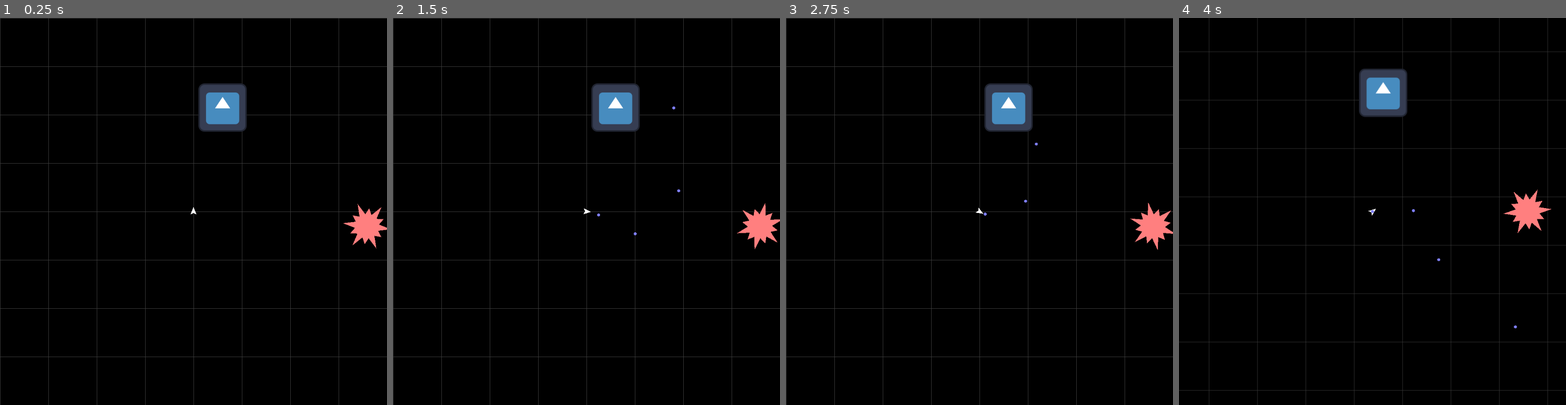
Above: before the commit, frames 1-4 (left to right).
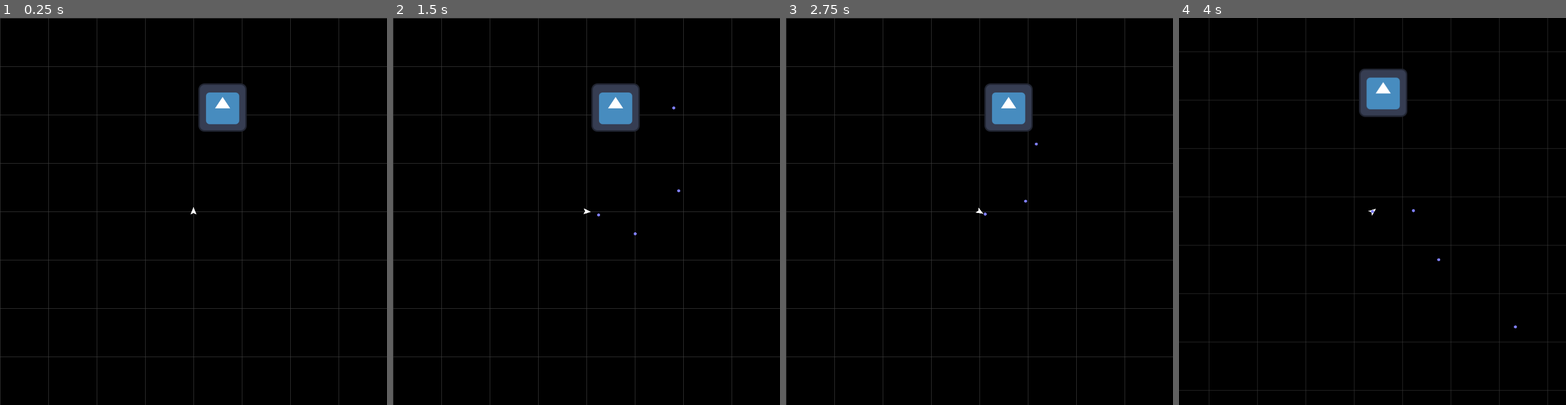
Above: after the commit, the same moments.

Repository: Trantarius/ArcadeGame
Game: Godot game, scene res://main.tscn
The game is run twice, just before and just after one commit, with the same random seed, the same clock (stepped at 60 frames per second) and the same inputs. The engine's default icon, where the game draws it, is replaced by a stand-in: a white triangle on a blue panel in a dark square.
Inputs:
- Up to frame 1 (0.25 s): no input
- Up to frame 2 (1.5 s): hold D (right) 0.53-1.28 s; hold Space (shoot) 0.53-1.28 s; hold A (left) from 1.28 s (still down); tap Space (shoot) at 1.35 s
- Up to frame 3 (2.75 s): release A (left) at 2.03 s; hold D (right) from 2.03 s (still down); hold Space (shoot) from 2.03 s (still down)
- Up to frame 4 (4 s): release D (right) at 2.78 s; release Space (shoot) at 2.78 s; hold W (forward) 2.78-3.53 s; tap Space (shoot) at 2.85 s; hold A (left) from 3.53 s (still down); hold Space (shoot) from 3.53 s (still down)

The runs differ from the first frame. In frame 1, 0.6% of the frame differs, in the area x 88-100%, y 48-60%; in frame 2, 0.6%; in frame 3, 0.6%; in frame 4, 0.6%, in the area x 83-97%, y 44-56%.

Commit message:
add Enemy class and EnemySpawner

Diff:
--- a/Actor.gd
+++ b/Actor.gd
@@ -18,10 +18,10 @@
 signal damage_dealt(damage:Damage)
 
 # position the previous frame, used for correcting velocity
-var _last_frame_position:Vector2
+var last_frame_position:Vector2
 
 func _enter_tree() -> void:
-	_last_frame_position=position
+	last_frame_position=position
 
 func take_damage(damage:Damage)->void:
 	damage.target=self
@@ -32,7 +32,8 @@
 	if(damage.source is Actor):
 		damage.source.damage_dealt.emit(damage)
 	elif(damage.source is Projectile):
-		damage.source.source.damage_dealt.emit(damage)
+		if(is_instance_valid(damage.source.source)):
+			damage.source.source.damage_dealt.emit(damage)
 	if(health<=0):
 		death.emit()
 		queue_free()
@@ -46,9 +47,9 @@
 
 	move_and_slide()
 
-	var actual_motion:Vector2 = (position-_last_frame_position)
+	var actual_motion:Vector2 = (position-last_frame_position)
 	var am_lsqr:float = actual_motion.length_squared()
 	if(am_lsqr>0.0001):
 		# project the velocity onto the actual movement direction
 		velocity = actual_motion * max(0,velocity.dot(actual_motion)) / am_lsqr
-	_last_frame_position=position
+	last_frame_position=position
--- /dev/null
+++ b/Enemy.gd
@@ -0,0 +1,53 @@
+class_name Enemy
+extends Actor
+
+## Damage dealt to player on contact
+@export var contact_damage:float = 1
+## Whether or not the enemy should die when dealing contact damage
+@export var contact_suicide:bool = false
+
+## How strong this enemy is; used for spawning and scoring
+@export var point_value:float = 1
+## Scales point_value for spawning purposes; higher rarity or point_value decreases spawn frequency
+@export var rarity:float = 1
+## Maximum distance from a player before despawning
+@export var despawn_distance:float = 4096
+
+func find_nearest_player()->Player:
+	var players:Array[Node] = get_tree().get_nodes_in_group('Players')
+	if(players.is_empty()):
+		return null
+	var closest_player:Player = players[0]
+	var closest_player_dsqr:float = (closest_player.position-position).length_squared()
+	for player:Player in players:
+		var dsqr:float = (player.position-position).length_squared()
+		if(dsqr<closest_player_dsqr):
+			closest_player=player
+			closest_player_dsqr=dsqr
+	return closest_player
+
+# NB: MUST be called by subclass if the subclass implements _physics_process
+func _physics_process(delta: float) -> void:
+
+	super(delta)
+
+	for coll_idx:int in range(get_slide_collision_count()):
+		var collision:KinematicCollision2D = get_slide_collision(coll_idx)
+		if(collision.get_collider() is Player):
+			var damage:Damage = Damage.new()
+			damage.amount = contact_damage
+			damage.position = collision.get_position()
+			damage.direction = collision.get_normal()
+			damage.source = self
+			collision.get_collider().take_damage(damage)
+
+			if(contact_suicide):
+				var self_damage:Damage = Damage.new()
+				self_damage.amount = max_health
+				self_damage.position = position
+				self_damage.source = self
+				take_damage(self_damage)
+
+	var nearest_player:Player = find_nearest_player()
+	if(nearest_player!=null && (nearest_player.position-position).length()>despawn_distance):
+		queue_free()
--- /dev/null
+++ b/EnemySpawner.gd
@@ -0,0 +1,105 @@
+class_name EnemySpawner
+extends Node
+
+## Scales how fast enemies spawn
+@export var spawn_rate:float = 1
+## Soft maximum total point_value of spawned enemies currently alive
+@export var target_points:float = 10
+## Minimum distance from player to spawn enemies
+@export var min_spawn_distance:float = sqrt(2)*1024
+## Maximum distance from player to spawn enemies
+@export var max_spawn_distance:float = 2048
+
+## Enemy types to spawn. Each scene's root must have a script extending the Enemy class
+@export var enemy_list:Array[PackedScene]
+
+## Prints spawns to console, for debugging
+@export var print_spawns:bool = false
+
+
+# internal values for helping the spawn algorithm
+# keys are enemy scenes, values are weights
+var spawn_list:Dictionary
+var current_points:float = 0
+var total_weight_in_list:float
+
+func _ready()->void:
+	spawn_list = {}
+	total_weight_in_list = 0
+	for scene:PackedScene in enemy_list:
+		var enemy:Enemy = scene.instantiate()
+		var weight:float = 100 / (enemy.point_value * enemy.rarity)
+		enemy.queue_free()
+		spawn_list[scene] = weight
+		total_weight_in_list += weight
+
+func _enter_tree()->void:
+	Performance.add_custom_monitor('Enemy Points',get_total_enemy_points)
+
+func _exit_tree() -> void:
+	Performance.remove_custom_monitor('Enemy Points')
+
+func _physics_process(delta: float) -> void:
+	var spawn_chance:float = delta * spawn_rate * (target_points-get_total_enemy_points())/target_points
+	if(randf() < spawn_chance):
+		spawn_an_enemy()
+
+func spawn_an_enemy()->void:
+	var players:Array = get_tree().get_nodes_in_group('Players')
+	if(players.is_empty()):
+		return
+
+	# pick a random scene from spawn list, weighted by spawn_rate
+	var choice:float = randf() * total_weight_in_list
+	var chosen_scene:PackedScene
+	for scene in spawn_list:
+		choice-=spawn_list[scene]
+		if(choice<=0):
+			chosen_scene=scene
+			break
+	var enemy:Enemy = chosen_scene.instantiate()
+	add_child(enemy)
+
+	var point_found:bool=false
+	var candidate:Transform2D
+	var attempts:int = 0
+	while(!point_found):
+		attempts += 1
+
+		#pick a random position and rotation
+		var theta:float = randf()*TAU
+		var p_rel:Vector2 = Vector2(cos(theta),sin(theta)) * randf_range(min_spawn_distance,max_spawn_distance)
+		candidate = Transform2D(randf()*TAU,players.pick_random().position+p_rel)
+
+		#check for collisions
+		if(enemy.test_move(candidate,Vector2.ZERO)):
+			continue
+
+		#check if it's too close to a player
+		point_found = true
+		for player:Player in players:
+			var dist:float = (player.position-candidate.origin).length()
+			if(dist<min_spawn_distance):
+				point_found=false
+				break
+
+	enemy.transform = candidate
+
+	if(print_spawns):
+		print(("[{time}] Spawned a {name} at {loc}\n"+
+				"\tTook {attempts} attempts\n"+
+				"\tChance was {weight}/{tot_weight} ({pct}%)\n").format({
+			'time':Time.get_time_string_from_system(),
+			'name':chosen_scene.get_state().get_node_name(0),
+			'loc':'%.v'%enemy.position,
+			'attempts':attempts,
+			'weight':'%.2f'%(spawn_list[chosen_scene]),
+			'tot_weight':'%.2f'%(total_weight_in_list),
+			'pct':'%.2f'%(100*spawn_list[chosen_scene]/total_weight_in_list)}))
+
+func get_total_enemy_points()->float:
+	var enemies:Array = get_tree().get_nodes_in_group('Enemies')
+	var total:float = 0
+	for enemy:Enemy in enemies:
+		total += enemy.point_value
+	return total
--- a/main.tscn
+++ b/main.tscn
@@ -1,10 +1,12 @@
-[gd_scene load_steps=7 format=3 uid="uid://gvye6ccvjd55"]
+[gd_scene load_steps=9 format=3 uid="uid://gvye6ccvjd55"]
 
 [ext_resource type="Texture2D" uid="uid://4xhd4jghtml5" path="res://grid.png" id="1_ennhv"]
 [ext_resource type="Script" path="res://BackgroundTexture.gd" id="2_0i1pn"]
 [ext_resource type="PackedScene" uid="uid://ccgupredk0a3f" path="res://player/player.tscn" id="3_d6lla"]
 [ext_resource type="Texture2D" uid="uid://bude4na0hnosm" path="res://icon.svg" id="3_nlt01"]
 [ext_resource type="PackedScene" uid="uid://b84l7h2qte8nl" path="res://spiky/spiky_factory.tscn" id="5_84w4x"]
+[ext_resource type="PackedScene" uid="uid://cb3satgchcg1i" path="res://spiky/spiky.tscn" id="5_geqg6"]
+[ext_resource type="Script" path="res://EnemySpawner.gd" id="6_xg0x2"]
 
 [sub_resource type="RectangleShape2D" id="RectangleShape2D_3hhoi"]
 size = Vector2(128, 128)
@@ -40,5 +42,8 @@
 [node name="CollisionShape2D" type="CollisionShape2D" parent="StaticBody2D"]
 shape = SubResource("RectangleShape2D_3hhoi")
 
-[node name="SpikyFactory" parent="." instance=ExtResource("5_84w4x")]
-position = Vector2(459, 39)
+[node name="EnemySpawner" type="Node" parent="."]
+script = ExtResource("6_xg0x2")
+target_points = 100.0
+enemy_list = Array[PackedScene]([ExtResource("5_84w4x"), ExtResource("5_geqg6")])
+print_spawns = true
--- a/player/Player.gd
+++ b/player/Player.gd
@@ -5,6 +5,11 @@
 @export var fire_rate:float
 ## Time until the next shot can be taken
 var shot_timer:float
+
+func _ready()->void:
+	# ensure camera stays around after player dies
+	death.connect(func():
+		$Camera2D.reparent(get_parent()))
 
 func _physics_process(delta: float) -> void:
 
--- a/spiky/Spiky.gd
+++ b/spiky/Spiky.gd
@@ -1,26 +1,11 @@
 class_name Spiky
-extends Actor
+extends Enemy
 
-## Damage dealt when colliding with player
-@export var contact_damage:float = 3
-
-func find_target()->Player:
-	var players:Array[Node] = get_tree().get_nodes_in_group('Players')
-	if(players.is_empty()):
-		return null
-	var closest_player:Player = players[0]
-	var closest_player_dsqr:float = (closest_player.position-position).length_squared()
-	for player:Player in players:
-		var dsqr:float = (player.position-position).length_squared()
-		if(dsqr<closest_player_dsqr):
-			closest_player=player
-			closest_player_dsqr=dsqr
-	return closest_player
 
 func _physics_process(delta: float) -> void:
 
 	var move_dir:Vector2
-	var target:Player = find_target()
+	var target:Player = find_nearest_player()
 	if(target==null):
 		if(velocity==Vector2.ZERO):
 			move_dir=Vector2.ZERO
@@ -34,19 +19,3 @@
 	velocity += move_dir * acceleration * delta
 
 	super(delta)
-
-	for coll_idx:int in range(get_slide_collision_count()):
-		var collision:KinematicCollision2D = get_slide_collision(coll_idx)
-		if(collision.get_collider() is Player):
-			var damage:Damage = Damage.new()
-			damage.amount = contact_damage
-			damage.position = collision.get_position()
-			damage.direction = collision.get_normal()
-			damage.source = self
-			collision.get_collider().take_damage(damage)
-
-			var self_damage:Damage = Damage.new()
-			self_damage.amount = 1000
-			self_damage.position = position
-			self_damage.source = self
-			take_damage(self_damage)
--- a/spiky/SpikyFactory.gd
+++ b/spiky/SpikyFactory.gd
@@ -1,5 +1,5 @@
 class_name SpikyFactory
-extends Actor
+extends Enemy
 
 ## Seconds between Spiky spawning events
 @export var spawn_time:float = 10
--- a/spiky/spiky.tscn
+++ b/spiky/spiky.tscn
@@ -10,6 +10,8 @@
 collision_mask = 7
 motion_mode = 1
 script = ExtResource("1_185kc")
+contact_damage = 3.0
+contact_suicide = true
 max_health = 1.0
 velocity_damp = 0.5
 
--- a/spiky/spiky_factory.tscn
+++ b/spiky/spiky_factory.tscn
@@ -5,7 +5,9 @@
 [node name="SpikyFactory" type="CharacterBody2D" groups=["Enemies"]]
 collision_layer = 4
 collision_mask = 7
+motion_mode = 1
 script = ExtResource("1_8hxwo")
+point_value = 10.0
 
 [node name="Polygon2D" type="Polygon2D" parent="."]
 color = Color(1, 0.5, 0.5, 1)
